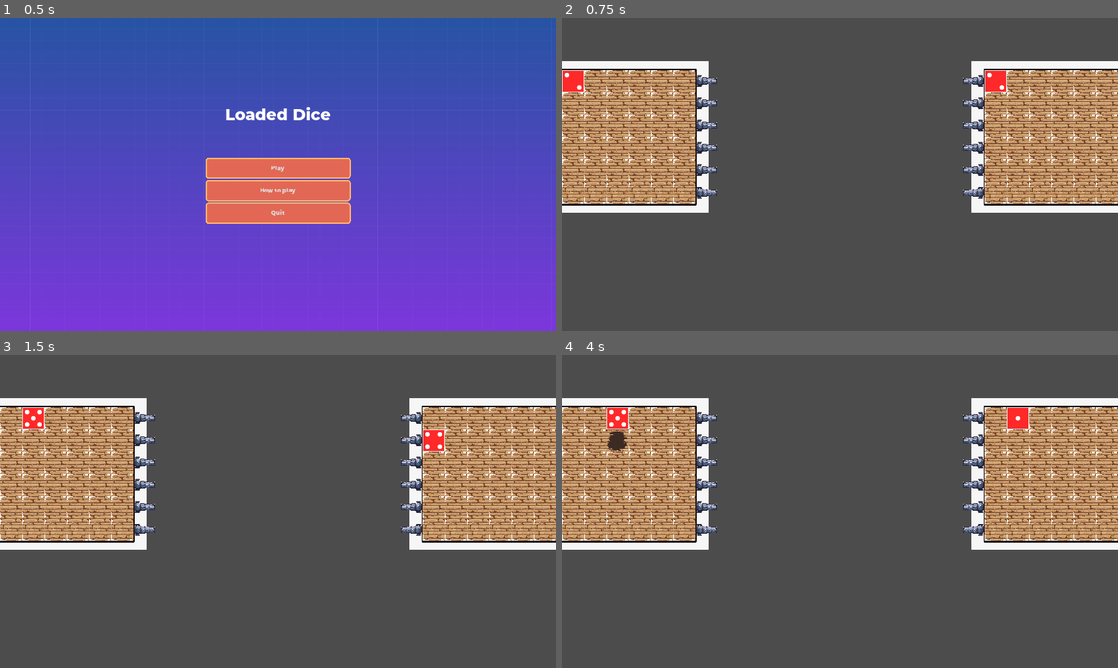
Above: before the commit, frames 1-4 (two rows, left to right).
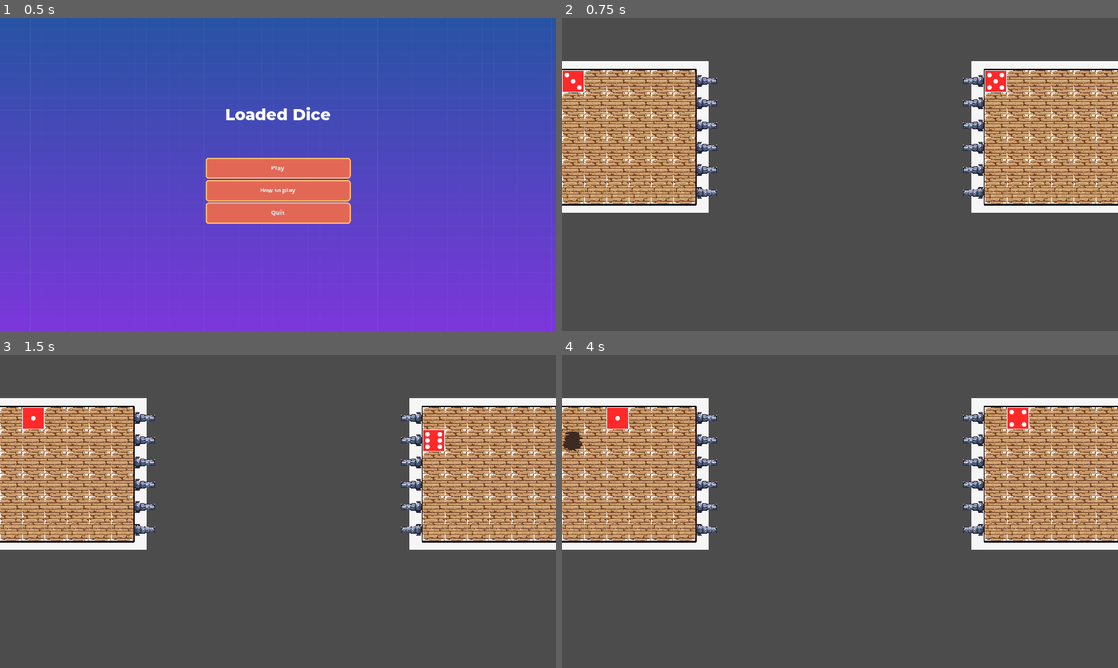
Above: after the commit, the same moments.

Repository: JayAiJoe/GMTK2022-NavyDice
Game: Godot game, scene res://src/Screens/MainMenu.tscn
Same seed, same stepped clock (60 frames per second), same inputs: the game is played once before the commit and once after it. The engine's default icon, where the game draws it, is replaced by a stand-in: a white triangle on a blue panel in a dark square.
Inputs:
- Up to frame 1 (0.5 s): no input
- Up to frame 2 (0.75 s): click "Play" at 0.5 s
- Up to frame 3 (1.5 s): tap Enter at 1.25 s; hold D (P1_right) from 1.28 s (still down); hold Down (P2_down) from 1.28 s (still down)
- Up to frame 4 (4 s): tap Space at 2 s; release D (P1_right) at 2.03 s; release Down (P2_down) at 2.03 s; hold S (P1_down) 2.03-2.78 s; tap Left (P2_left) at 2.1 s; hold D (P1_right) 2.78-3.53 s; hold Right (P2_right) 2.78-3.53 s; hold W (P1_up) from 3.53 s (still down); tap Up (P2_up) at 3.6 s

Frame 1 is identical in both runs. In frame 2, less than 0.1% of the frame differs, in the area x 1-80%, y 17-23%; in frame 3, less than 0.1%; in frame 4, 0.5%, in the area x 0-84%, y 17-31%.

Commit message:
added databses autoload

Diff:
--- a/project.godot
+++ b/project.godot
@@ -46,6 +46,7 @@
 
 POS="*res://src/Autoload/POS.gd"
 SceneTracker="*res://src/Autoload/SceneTracker.gd"
+Databases="*res://src/Autoload/Databases.gd"
 
 [display]
 
--- /dev/null
+++ b/src/Autoload/Databases.gd
@@ -0,0 +1,49 @@
+extends Node
+
+var next_dice_state
+var equipment_db
+
+func _ready():
+	next_dice_state = {
+		1: {0:[[4,0],[2,0],[3,0],[5,0]],
+			1:[[5,1],[4,1],[2,1],[3,1]],
+			2:[[3,2],[5,2],[4,2],[2,2]],
+			3:[[2,3],[3,3],[5,3],[4,3]]},
+
+		2: {0:[[4,1],[6,0],[3,3],[1,0]],
+			1:[[1,1],[4,2],[6,1],[3,0]],
+			2:[[3,1],[1,2],[4,3],[6,2]],
+			3:[[6,3],[3,2],[1,3],[4,0]]},
+
+		3: {0:[[1,0],[2,1],[6,2],[5,3]],
+			1:[[5,0],[1,1],[2,2],[6,3]],
+			2:[[6,0],[5,1],[1,2],[2,3]],
+			3:[[2,0],[6,1],[5,2],[1,3]]},
+
+		4: {0:[[6,2],[2,3],[1,0],[5,1]],
+			1:[[5,2],[6,3],[2,0],[1,1]],
+			2:[[1,2],[5,3],[6,0],[2,1]],
+			3:[[2,2],[1,3],[5,0],[6,1]]},
+
+		5: {0:[[4,3],[1,0],[3,1],[6,0]],
+			1:[[6,1],[4,0],[1,1],[3,2]],
+			2:[[3,3],[6,2],[4,1],[1,2]],
+			3:[[1,3],[3,0],[6,3],[4,2]]},
+
+		6: {0:[[4,2],[5,0],[3,2],[2,0]],
+			1:[[2,1],[4,3],[5,1],[3,3]],
+			2:[[3,0],[2,2],[4,0],[5,2]],
+			3:[[5,3],[3,1],[2,3],[4,1]]},
+	}
+
+	#=======================EQUIPMENTS==================
+	equipment_db = {
+		0:[],
+		1:[],
+		2:[],
+		3:[],
+		4:[],
+		5:[],
+		6:[],
+		7:[]
+	}
--- a/src/Board/Grid.gd
+++ b/src/Board/Grid.gd
@@ -12,9 +12,14 @@
 var dice_position : Vector2 = Vector2(0, 0)
 
 var _grid = []
+var _e_grid = []
 var moving : bool = false
 
 var loading_edge = 6
+
+#========Statuses and Effects
+var statuses
+var equipment_db
 
 func _ready() -> void:
 	for y in (POS.grid_rows):
@@ -22,6 +27,7 @@
 		for x in range(POS.grid_columns):
 			row.append(tile_states.free)
 		_grid.append(row)
+		_e_grid.append(row)
 	spawn_dice()
 
 
@@ -62,7 +68,6 @@
 		dice_position = destination
 	moving = false
 
-
 func is_in_grid(coordinates : Vector2) -> bool:
 	if coordinates.x >= 0 and coordinates.x < POS.grid_columns:
 		if coordinates.y >=0 and coordinates.y < POS.grid_rows:
@@ -79,3 +84,7 @@
 func reset_dice():
 	moving = false
 	dice_position = Vector2.ZERO
+
+#=================EQUIPMENTS===============
+func add_equipment(equipment, pos : Vector2, ori : int):
+	pass
--- /dev/null
+++ b/src/Board/MainGame.tscn
@@ -0,0 +1,14 @@
+[gd_scene load_steps=4 format=2]
+
+[ext_resource path="res://src/Board/GridP2.tscn" type="PackedScene" id=1]
+[ext_resource path="res://src/Board/GridP1.tscn" type="PackedScene" id=2]
+[ext_resource path="res://src/Board/MainGame.gd" type="Script" id=3]
+
+[node name="MainGame" type="Node2D"]
+script = ExtResource( 3 )
+
+[node name="GridP1" parent="." instance=ExtResource( 2 )]
+position = Vector2( 0, 150 )
+
+[node name="GridP2" parent="." instance=ExtResource( 1 )]
+position = Vector2( 1216, 150 )
--- a/src/Player/ControlDice.gd
+++ b/src/Player/ControlDice.gd
@@ -4,44 +4,13 @@
 
 signal consumed
 
-var new_pos_ori
 var dice_state
 var anim_dir
 
 func _ready():
-	new_pos_ori = {
-		1: {0:[[4,0],[2,0],[3,0],[5,0]],
-			1:[[5,1],[4,1],[2,1],[3,1]],
-			2:[[3,2],[5,2],[4,2],[2,2]],
-			3:[[2,3],[3,3],[5,3],[4,3]]},
-
-		2: {0:[[4,1],[6,0],[3,3],[1,0]],
-			1:[[1,1],[4,2],[6,1],[3,0]],
-			2:[[3,1],[1,2],[4,3],[6,2]],
-			3:[[6,3],[3,2],[1,3],[4,0]]},
-
-		3: {0:[[1,0],[2,1],[6,2],[5,3]],
-			1:[[5,0],[1,1],[2,2],[6,3]],
-			2:[[6,0],[5,1],[1,2],[2,3]],
-			3:[[2,0],[6,1],[5,2],[1,3]]},
-
-		4: {0:[[6,2],[2,3],[1,0],[5,1]],
-			1:[[5,2],[6,3],[2,0],[1,1]],
-			2:[[1,2],[5,3],[6,0],[2,1]],
-			3:[[2,2],[1,3],[5,0],[6,1]]},
-
-		5: {0:[[4,3],[1,0],[3,1],[6,0]],
-			1:[[6,1],[4,0],[1,1],[3,2]],
-			2:[[3,3],[6,2],[4,1],[1,2]],
-			3:[[1,3],[3,0],[6,3],[4,2]]},
-
-		6: {0:[[4,2],[5,0],[3,2],[2,0]],
-			1:[[2,1],[4,3],[5,1],[3,3]],
-			2:[[3,0],[2,2],[4,0],[5,2]],
-			3:[[5,3],[3,1],[2,3],[4,1]]},
-	}
 	anim_dir = ["RollEast", "RollNorth", "RollWest", "RollSouth"]
-	dice_state = [randi()%6 + 1, randi()%4 ]
+	dice_state = [randi()%6 + 1, 0]
+	$OldFaces.frame = get_face_up() - 1
 
 func _on_ControlDice_area_entered(area: Area2D) -> void:
 	load_and_fire(area)
@@ -51,7 +20,7 @@
 	$NewFaces.frame = get_face_up() - 1
 	$RollAnimation.play(anim_dir[direction])
 
-	$MoveTween.interpolate_property(self, "global_position", global_position, global_position + POS.directions[direction] * POS.tile_size, 0.12*0.8, Tween.TRANS_SINE, Tween.EASE_IN_OUT)
+	$MoveTween.interpolate_property(self, "global_position", global_position, global_position + POS.directions[direction] * POS.tile_size, 0.12*1/0.8, Tween.TRANS_SINE, Tween.EASE_IN_OUT)
 	$MoveTween.start()
 
 	yield($MoveTween,"tween_completed")
@@ -70,7 +39,7 @@
 	return dice_state[0]
 
 func change_face(curr_state, direction : int):
-	return new_pos_ori[curr_state[0]][curr_state[1]][direction]
+	return Databases.next_dice_state[curr_state[0]][curr_state[1]][direction]
 
 func load_and_fire(area : Area2D):
 	if area is Cannon:
--- a/src/Player/ControlDice.tscn
+++ b/src/Player/ControlDice.tscn
@@ -330,7 +330,6 @@
 centered = false
 
 [node name="RollAnimation" type="AnimationPlayer" parent="."]
-autoplay = "RollEast"
 playback_speed = 0.8
 anims/Fall = SubResource( 13 )
 anims/RollEast = SubResource( 9 )
